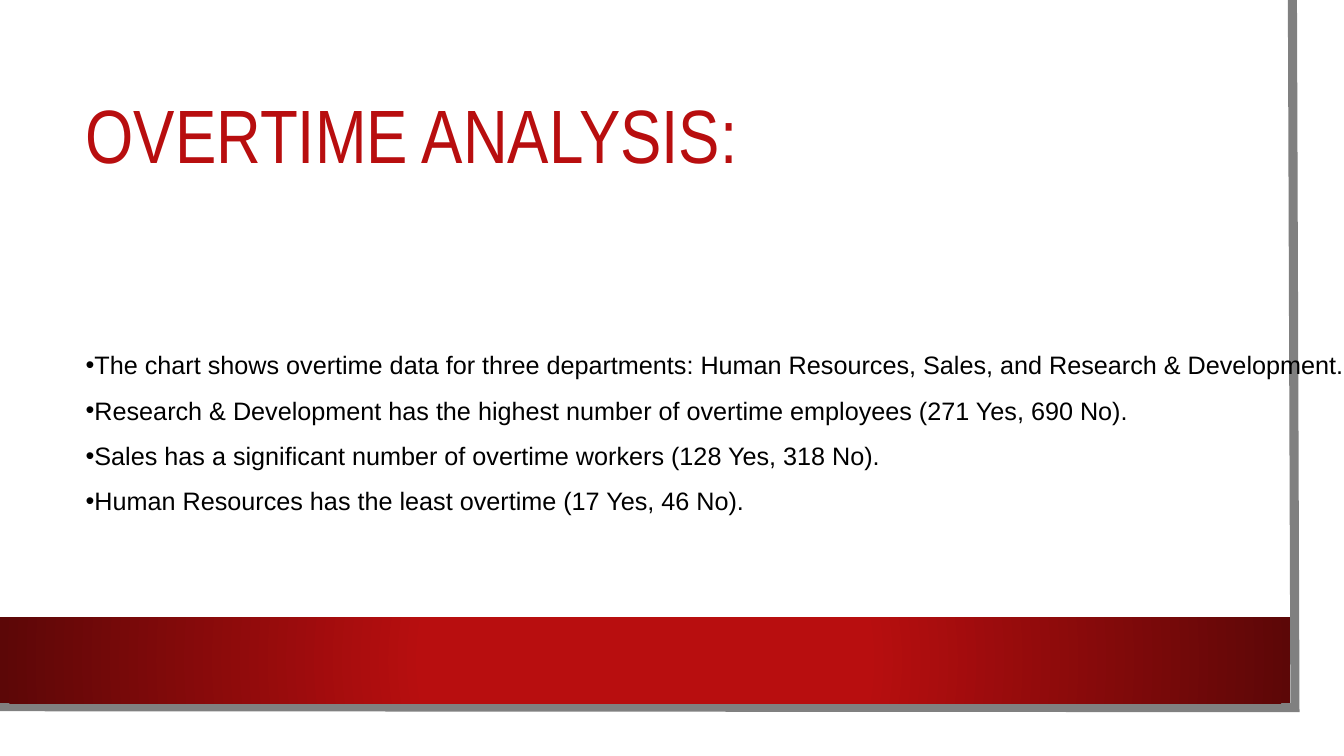
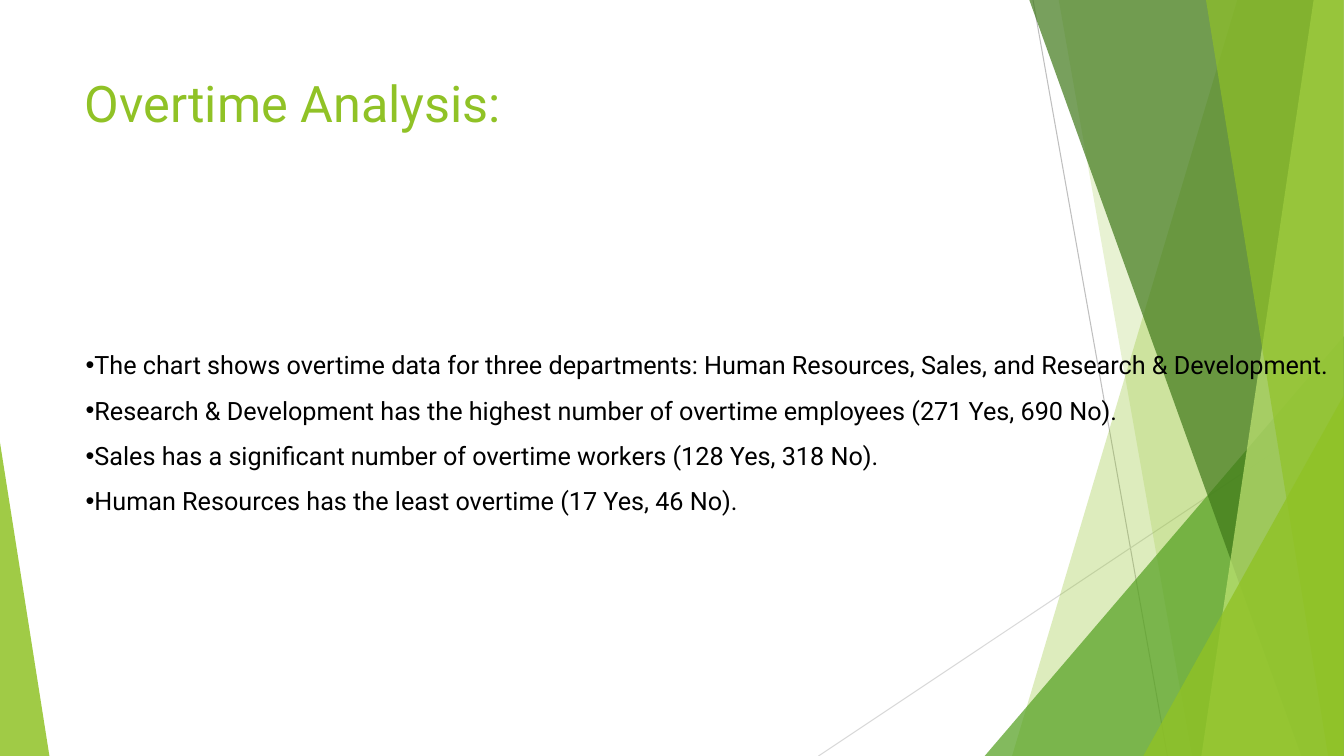
Before and after one commit to Technocolabs100/Attrition-Analysis-and-Prediction, a slide deck: slide 6 of Work-Life Balance and Engagement Analysis.pptx. Drawn at 1344x756 pixels with LibreOffice and Linux fonts; fonts in the diff are those of the drawing; background and template pictures are left out. Boxes give left, top, right and bottom in pixels: in the first picture for what was removed or moved away, otherwise in the second. Text is boxed around its words. In the diff, an @@ line names an element or a change of style, - is before the commit and + after.

```diff
--- a/Work-Life Balance and Engagement Analysis.pptx
+++ b/Work-Life Balance and Engagement Analysis.pptx
@@ rectangle removed at [0,0,1321,733] @@
@@ freeform shape removed at [0,0,1296,708] @@
@@ title "Overtime Analysis:" at [85,84,501,133]: vertical alignment middle to top @@
@@ title at [85,84,501,133]: text changed; size 54 to 36 pt; font Arial Narrow to Roboto; text colour #B80E0F to #90C226 @@
-OVERTIME ANALYSIS:
+Overtime Analysis:
@@ text "The chart shows overtime data ..." at [94,351,1328,516]: font Arial to Roboto @@
@@ group added at [0,0,1344,756]: 5 freeform shapes, 3 triangles, 2 lines @@
@@ rectangle removed at [0,617,1291,703] @@
```
Also in this commit, not shown: 6 other slides changed.
